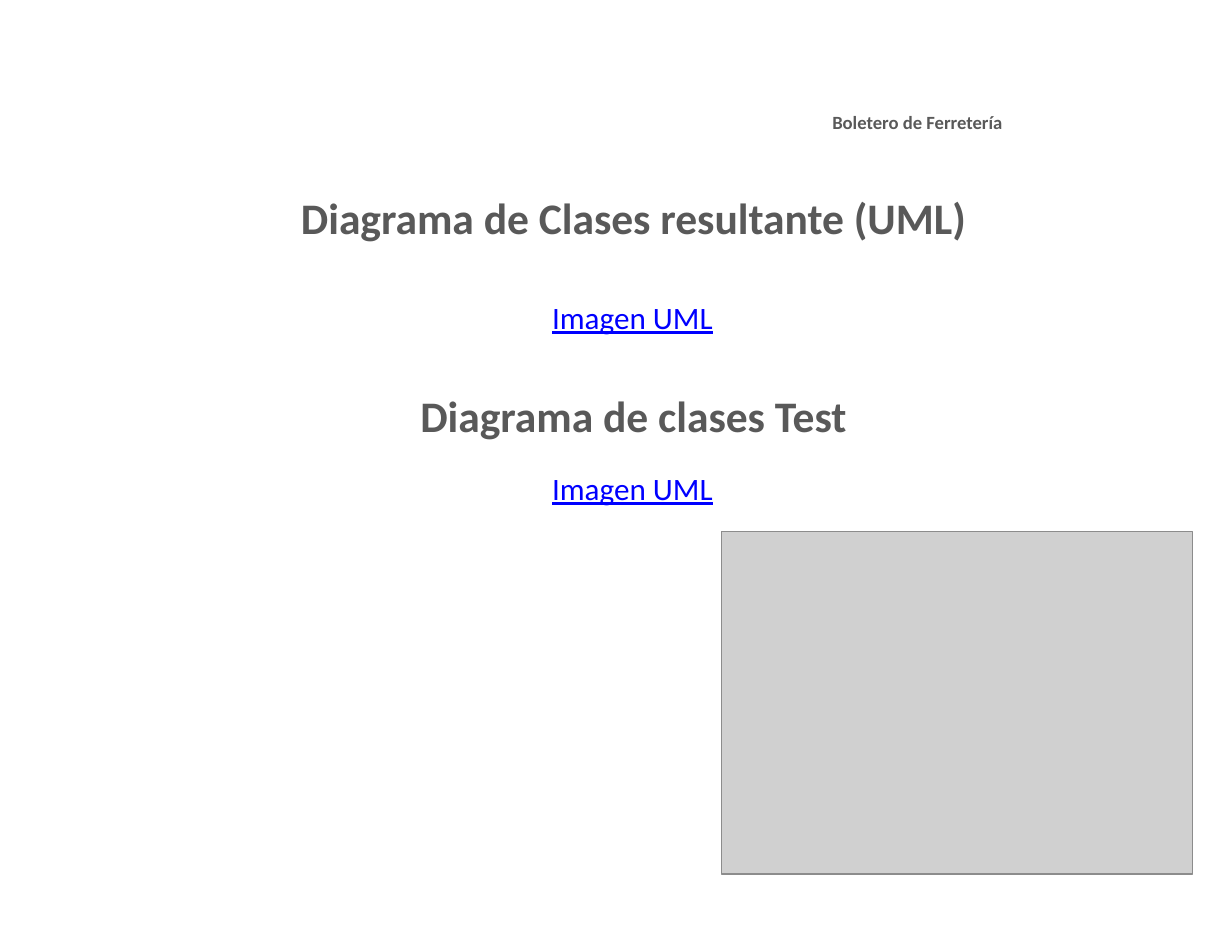
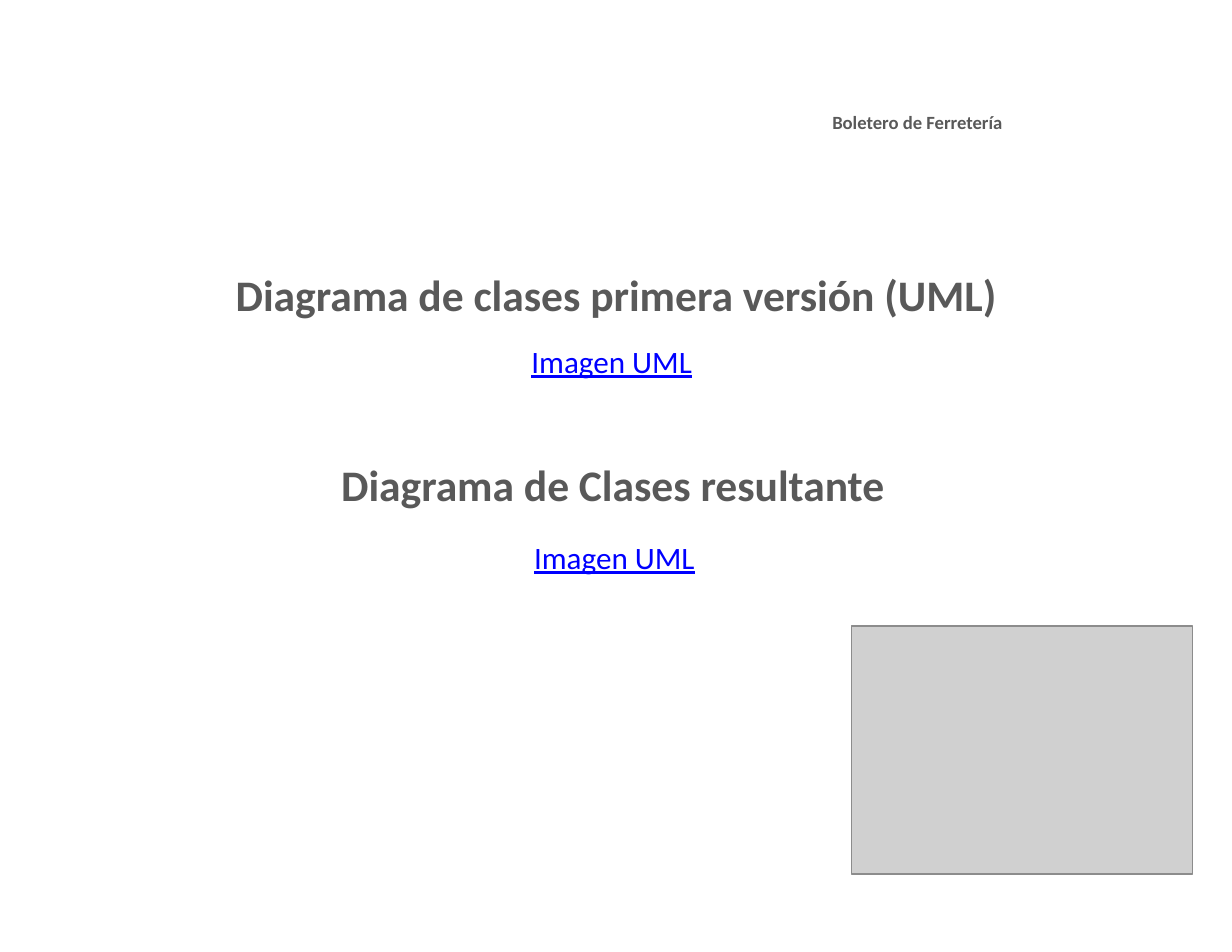
Before and after one commit to jmainhard/ezshop, a slide deck: slide 4 of design/Presentación proyecto.pptx. Drawn at 1232x952 pixels with LibreOffice and Linux fonts; fonts in the diff are those of the drawing; grey boxes stand for pictures; background and template pictures are left out. Boxes give left, top, right and bottom in pixels: in the first picture for what was removed or moved away, otherwise in the second. Text is boxed around its words. In the diff, an @@ line names an element or a change of style, - is before the commit and + after.

Commit message:
Commit final ppt

```diff
--- a/design/Presentación proyecto.pptx
+++ b/design/Presentación proyecto.pptx
@@ text at [236,279,996,319]: text changed @@
-Diagrama de clases Test
+Diagrama de clases primera versión (UML)
@@ text "Imagen UML": place and size @@
-text "Imagen UML" at [552,480,713,506]
+text "Imagen UML" at [531,353,692,379]
@@ text at [341,470,885,509]: text changed @@
-Diagrama de Clases resultante (UML)
+Diagrama de Clases resultante
@@ text "Imagen UML": place and size @@
-text "Imagen UML" at [552,309,713,335]
+text "Imagen UML" at [534,549,695,575]
@@ picture: place and size @@
-picture at [722,532,1193,875]
+picture at [851,626,1193,875]
```
Also in this commit, not shown: 1 other slide changed, 6 slides added, 1 other file.
